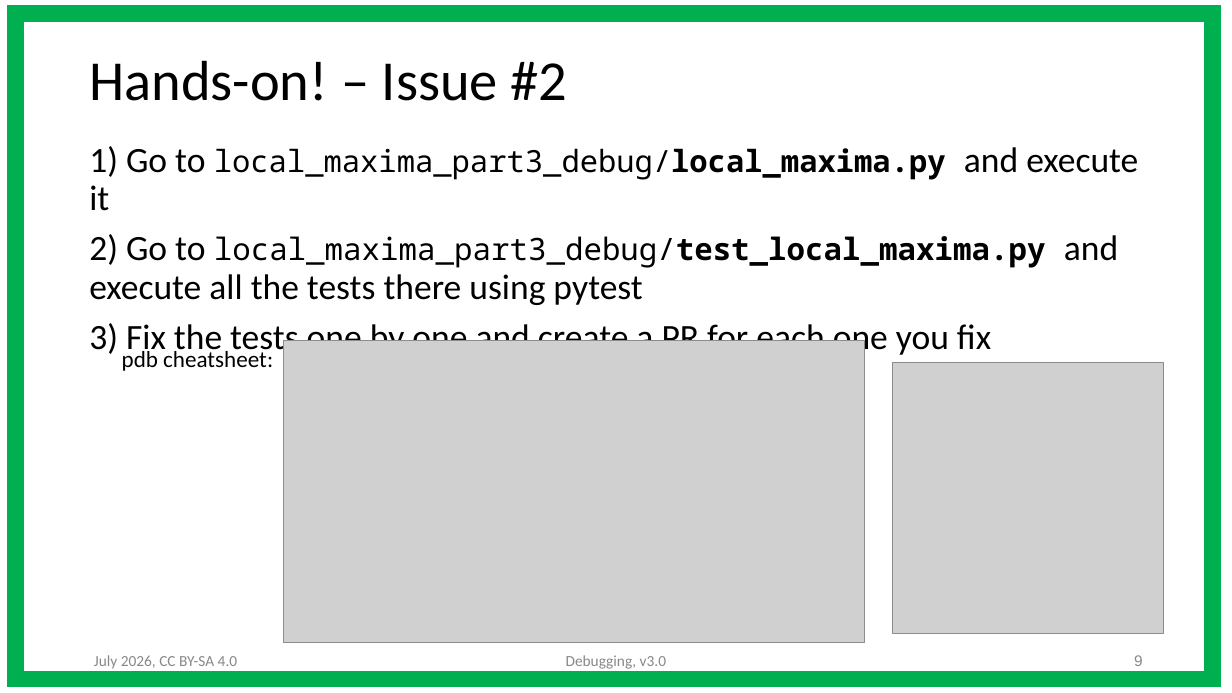
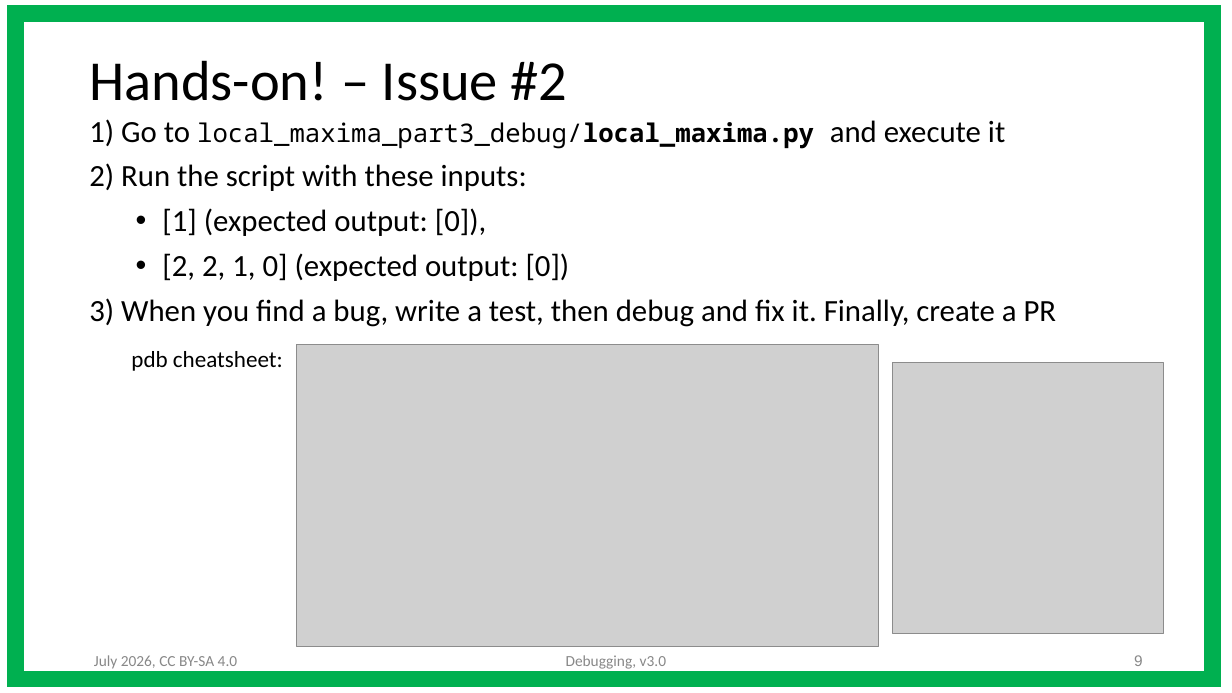
Before and after one commit to ASPP/testing_debugging_profiling, a slide deck: slide 9 of debugging.pptx. Drawn at 1232x693 pixels with LibreOffice and Linux fonts; fonts in the diff are those of the drawing; grey boxes stand for pictures. Boxes give left, top, right and bottom in pixels: in the first picture for what was removed or moved away, otherwise in the second. Text is boxed around its words. In the diff, an @@ line names an element or a change of style, - is before the commit and + after.

Commit message:
Live demo and update exercise for debugging part

```diff
--- a/debugging.pptx
+++ b/debugging.pptx
@@ text "1) Go to local_maxima_part3_debug/local_maxima.py and ...": place and size @@
-text "1) Go to local_maxima_part3_debug/local_maxima.py and ..." at <box>89,146,1138,357</box>
+text "1) Go to local_maxima_part3_debug/local_maxima.py and ..." at <box>89,119,1057,327</box>
@@ text at <box>89,119,1005,149</box>: size 27.7 to 24 pt in "1) Go to and execute it"; size 23.8 to 20 pt in "local_maxima_part3_debug/local_maxima.py" @@
@@ text at <box>89,163,1057,327</box>: text changed; size 27.7 to 24 pt @@
-2) Go to local_maxima_part3_debug/test_local_maxima.py and execute all the tests there using pytest
-3) Fix the tests one by one and create a PR for each one you fix
+2) Run the script with these inputs:
+  • [1] (expected output: [0]),
+  • [2, 2, 1, 0] (expected output: [0])
+3) When you find a bug, write a test, then debug and fix it. Finally, create a PR
@@ text "pdb cheatsheet:": place and size @@
-text "pdb cheatsheet:" at <box>122,348,273,371</box>
+text "pdb cheatsheet:" at <box>131,351,283,371</box>
@@ picture: place and size @@
-picture at <box>283,340,865,642</box>
+picture at <box>297,345,879,647</box>
```
Also in this commit, not shown: 2 other slides changed, 4 other files.
